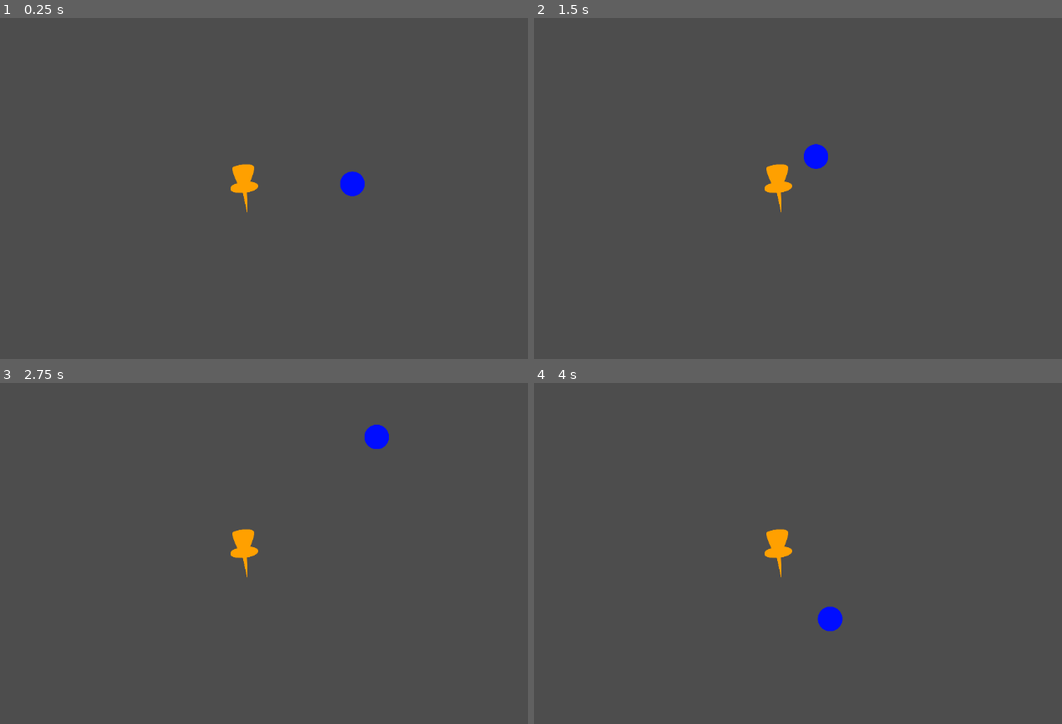
Above: before the commit, frames 1-4 (two rows, left to right).
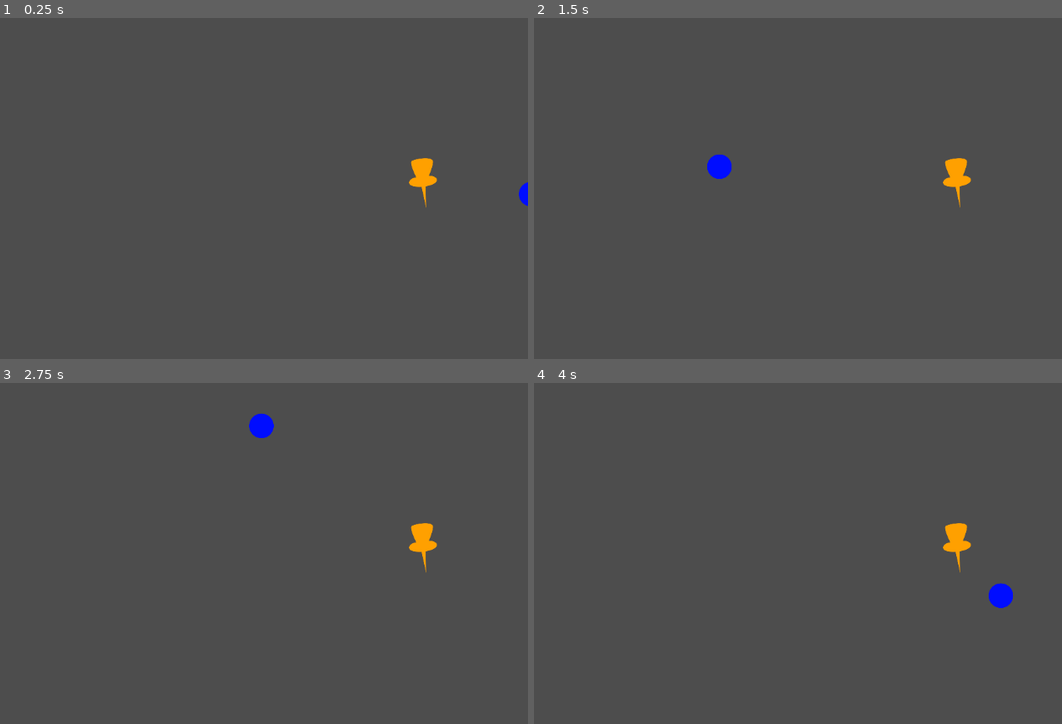
Above: after the commit, the same moments.

Repository: pierogigon/SimpleStretchyLimits
Game: Godot game, scene res://node_2d.tscn
Two runs of this game, one before a commit and one after it. Both use one fixed random seed, a clock stepped at 60 frames per second and the inputs below. The project has no main scene, so this scene is started directly.
Inputs (mouse positions are in pixels of both pictures, inside the frame that each line leads up to):
- Up to frame 1 (0.25 s): no input
- Up to frame 2 (1.5 s): move the mouse to (877, 157) at 0.52 s; click (877, 157) at 0.6 s; move the mouse to (597, 195) at 1.27 s; click (597, 195) at 1.35 s
- Up to frame 3 (2.75 s): move the mouse to (264, 461) at 2.02 s; click (264, 461) at 2.1 s
- Up to frame 4 (4 s): move the mouse to (697, 618) at 2.77 s; click (697, 618) at 2.85 s; move the mouse to (930, 597) at 3.52 s; click (930, 597) at 3.6 s

The runs differ from the first frame. In frame 1, 1.1% of the frame differs, in the area x 43-100%, y 41-57%; in frame 2, 1.3%; in frame 3, 1.3%; in frame 4, 1.3%, in the area x 43-91%, y 41-73%.

Commit message:
adjustments

Diff:
--- a/godot project/AttachedObject.gd
+++ b/godot project/AttachedObject.gd
@@ -1,7 +1,7 @@
 extends RigidBody2D
 
-const SHOT_POWER: float = 2.0
-const FORCE_POWER: float = 10.0
+const SHOT_POWER: float = 5.0
+const FORCE_POWER: float = 20.0
 const DAMP_POWER: float = 0.16
 
 const FREE_MOVING_DISTANCE: float = 300.0
@@ -23,9 +23,25 @@
 		return force_magnitude * force_direction
 
 
+func get_damp_value():
+	if get_point_vector().length() < FREE_MOVING_DISTANCE:
+		return 0.0
+	else:
+		var damp_value: float
+		damp_value = DAMP_POWER * (get_point_vector().length() - FREE_MOVING_DISTANCE)
+		return damp_value
+
+func get_velocity_relative_to_point():
+	return linear_velocity.dot(get_point_vector())
+
 # Called every frame. 'delta' is the elapsed time since the previous frame.
 func _process(delta):
 	if Input.is_action_just_pressed("Left Click"):
 		linear_velocity = SHOT_POWER * get_shot_vector()
 
 	constant_force = get_rebound_force()
+
+	if get_velocity_relative_to_point() > 0:
+		linear_damp = 0.0
+	else:
+		linear_damp = get_damp_value()
--- a/godot project/node_2d.tscn
+++ b/godot project/node_2d.tscn
@@ -11,13 +11,12 @@
 
 [node name="AttachmentPoint" type="Sprite2D" parent="."]
 unique_name_in_owner = true
-position = Vector2(661, 344)
+position = Vector2(970.446, 333.446)
 scale = Vector2(0.336308, 0.336308)
 texture = ExtResource("1_jle7v")
 
 [node name="AttachedObject" type="RigidBody2D" parent="."]
-position = Vector2(848, 336)
-gravity_scale = 0.0
+position = Vector2(1157.45, 325.446)
 script = ExtResource("2_6l1we")
 
 [node name="CollisionShape2D" type="CollisionShape2D" parent="AttachedObject"]
